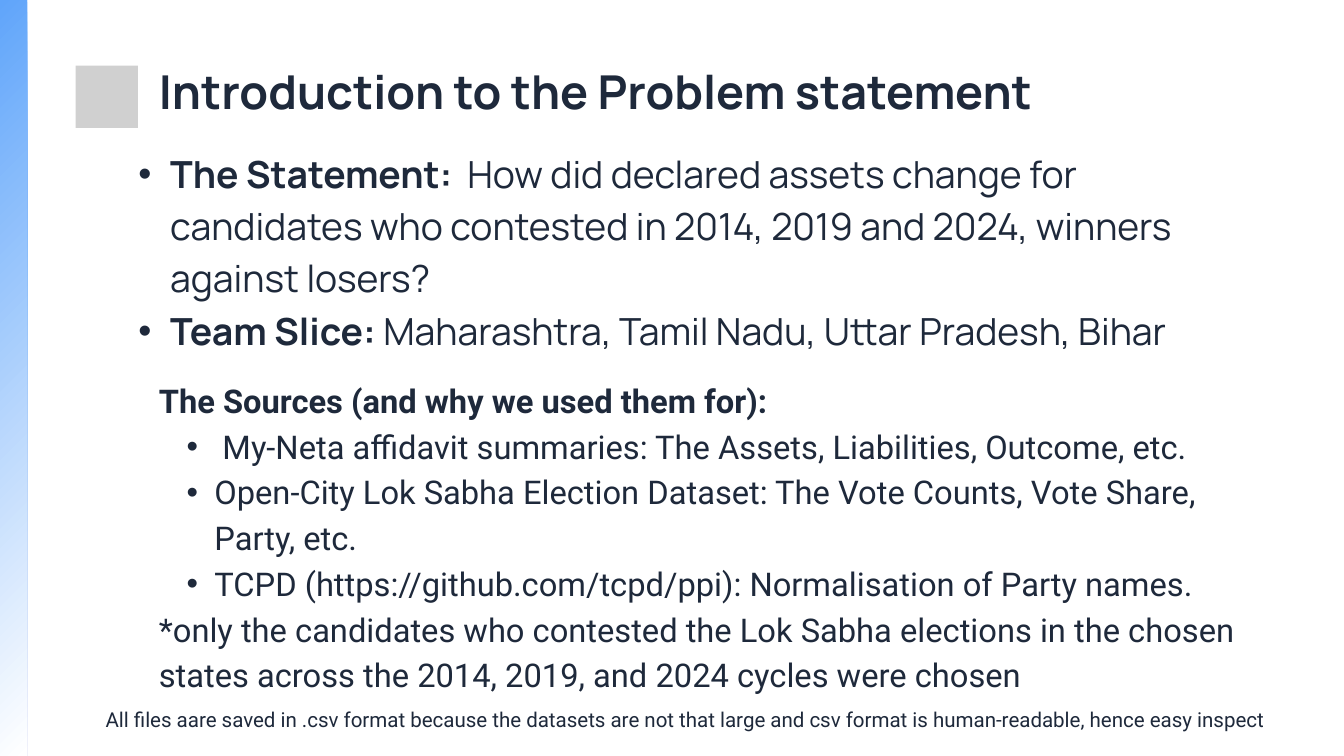
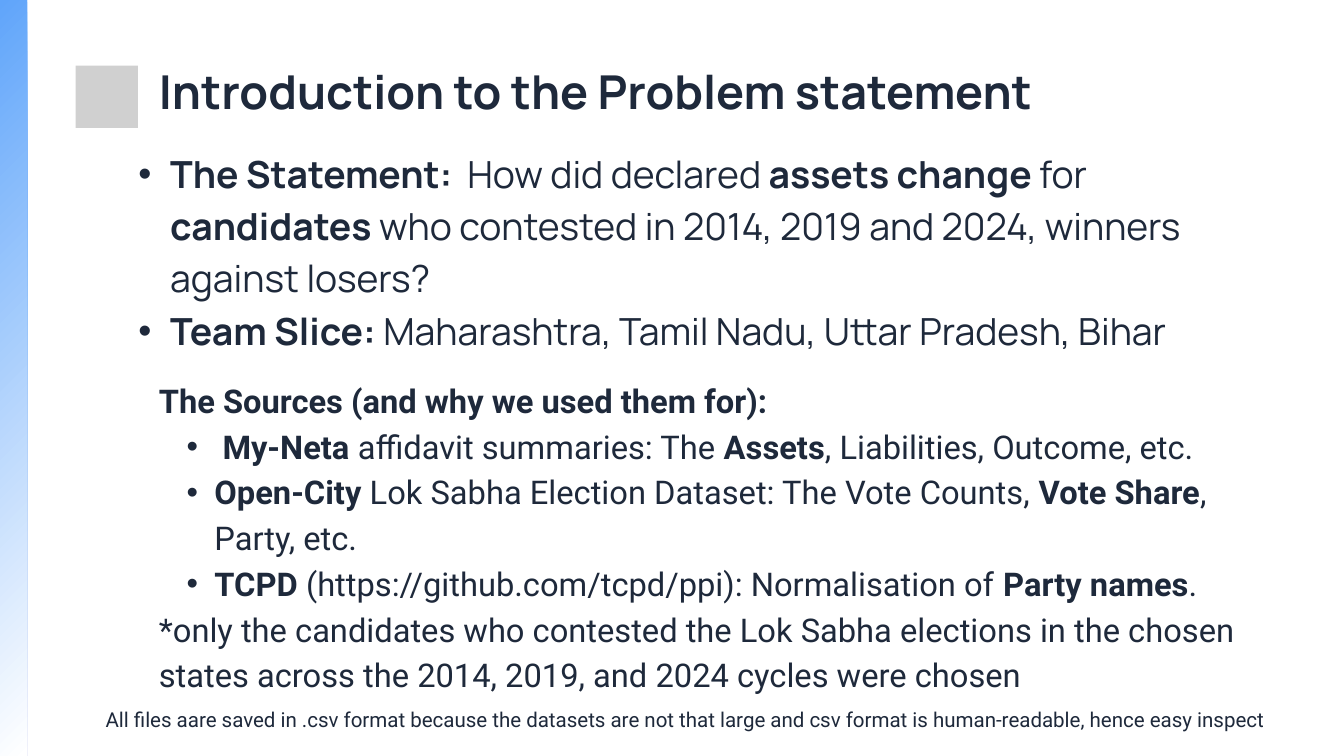
Before and after one commit to Bhupathi-Nithin-Agnihotri/DCV-Project, a slide deck: slide 2 of DCV-Project.pptx. Drawn at 1344x756 pixels with LibreOffice and Linux fonts; fonts in the diff are those of the drawing; grey boxes stand for pictures. Boxes give left, top, right and bottom in pixels: in the first picture for what was removed or moved away, otherwise in the second. Text is boxed around its words. In the diff, an @@ line names an element or a change of style, - is before the commit and + after.

```diff
--- a/DCV-Project.pptx
+++ b/DCV-Project.pptx
@@ text at (170, 160, 1181, 302): bold on in "assets change candidates" @@
@@ text at (214, 434, 1207, 604): bold on in "My-Neta Assets,", "Open-City Vote Share,", "TCPD Party names." @@
```
Also in this commit, not shown: 10 other slides changed, 1 other file.
